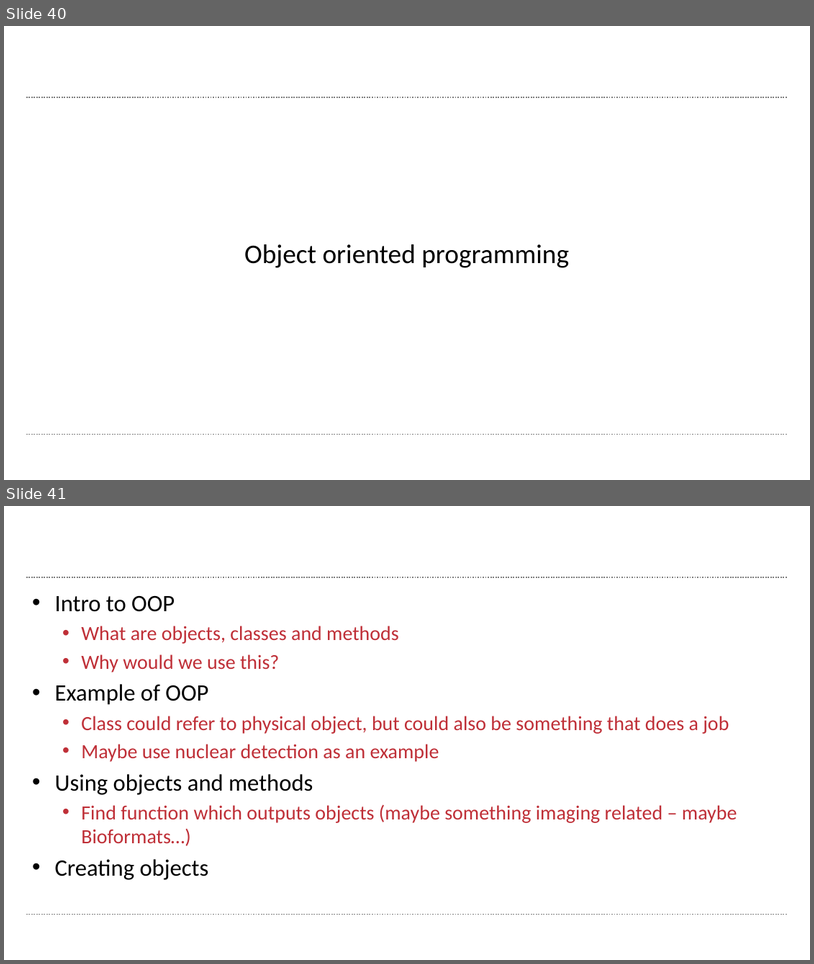
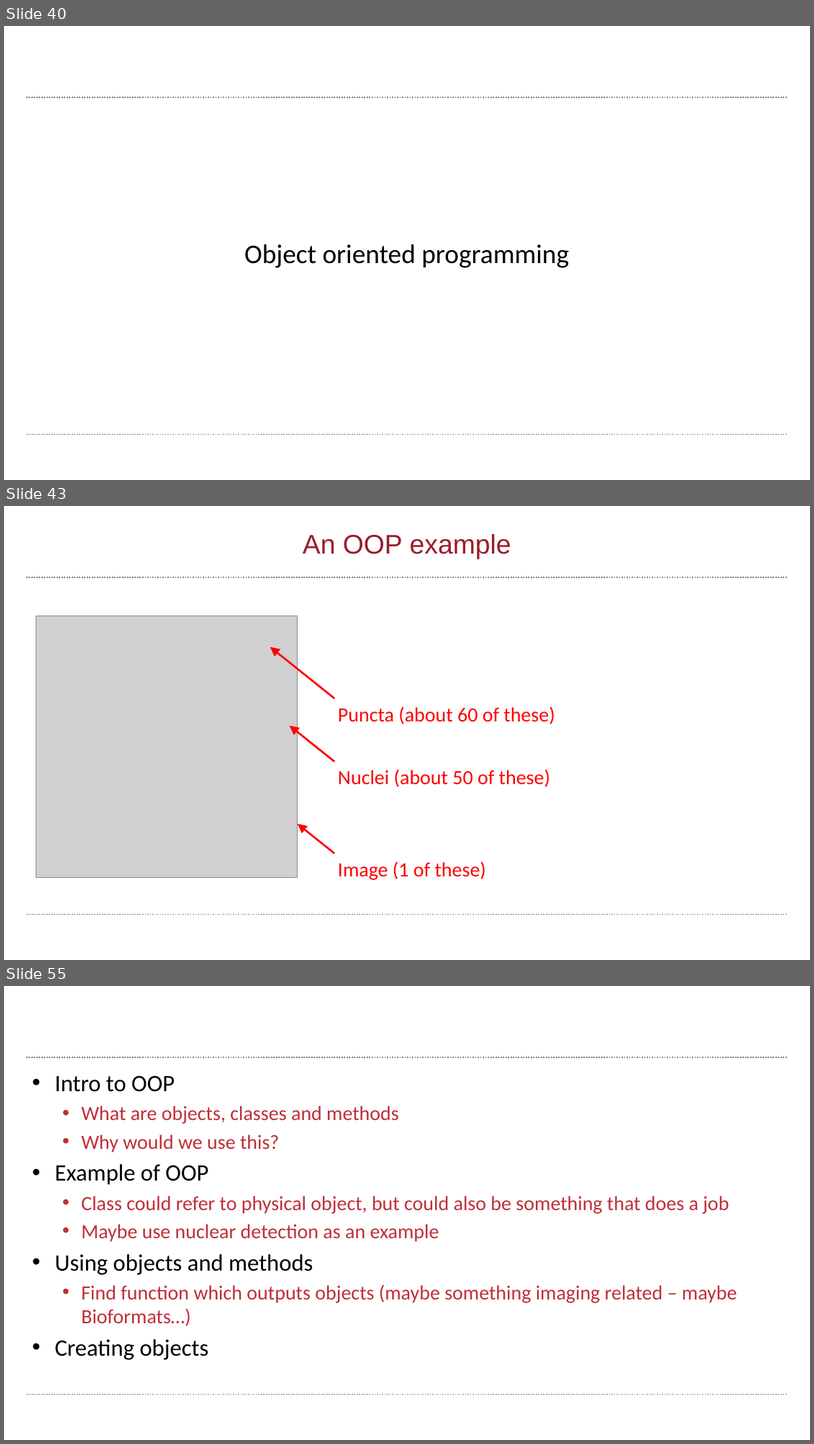
Before and after one commit to wbif-bristol/MATLAB-course, a slide deck: Session 3 - Advanced data structures/MATLAB Session 3.pptx. Shown one above the other, each under a label of ours: slides 40 and 41 before the commit, slides 40, 43 and 55 after it; the slides between them are not shown. The pictures are 814x964 and 814x1444 pixels, drawn with LibreOffice and Linux fonts; fonts in the diff are those of the drawing; grey boxes stand for pictures; background and template pictures are left out. Boxes give left, top, right and bottom in pixels: in the first picture for what was removed or moved away, otherwise in the second. Text is boxed around its words. In the diff, an @@ line names an element or a change of style, - is before the commit and + after.

```diff
--- a/Session 3 - Advanced data structures/MATLAB Session 3.pptx
+++ b/Session 3 - Advanced data structures/MATLAB Session 3.pptx
@@ slide 43 added at [4,506,810,960], background #FFFFFF; not listed: 2 template elements that a slide beside it also shows @@
@@ title added at [303,534,512,559], 32 pt, text #9A1D2B @@
+An OOP example
@@ picture added at [36,615,298,878] @@
@@ arrow added from (335, 698) to (270, 647), #FF0000 2.25 pt @@
@@ text added at [338,706,555,724], 24 pt, text #FF0000 @@
+Puncta (about 60 of these)
@@ arrow added from (335, 762) to (290, 726), #FF0000 2.25 pt @@
@@ text added at [338,769,550,787], 24 pt, text #FF0000 @@
+Nuclei (about 50 of these)
@@ arrow added from (335, 853) to (298, 824), #FF0000 2.25 pt @@
@@ text added at [338,861,486,880], 24 pt, text #FF0000 @@
+Image (1 of these)
@@ what was slide 41 is now slide 55 @@
```
Also in this commit, not shown: 2 slides changed, 13 other slides added, 2 other files.
